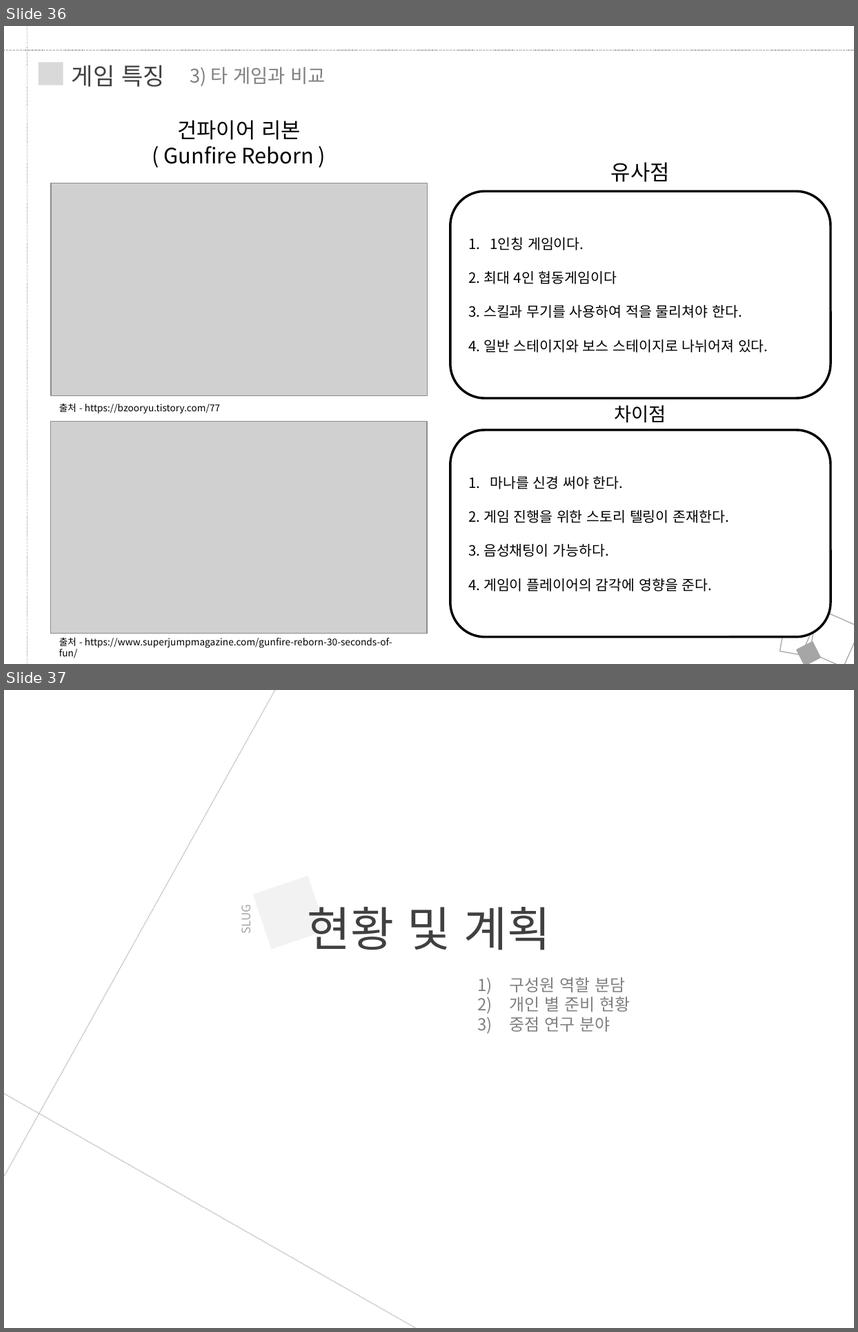
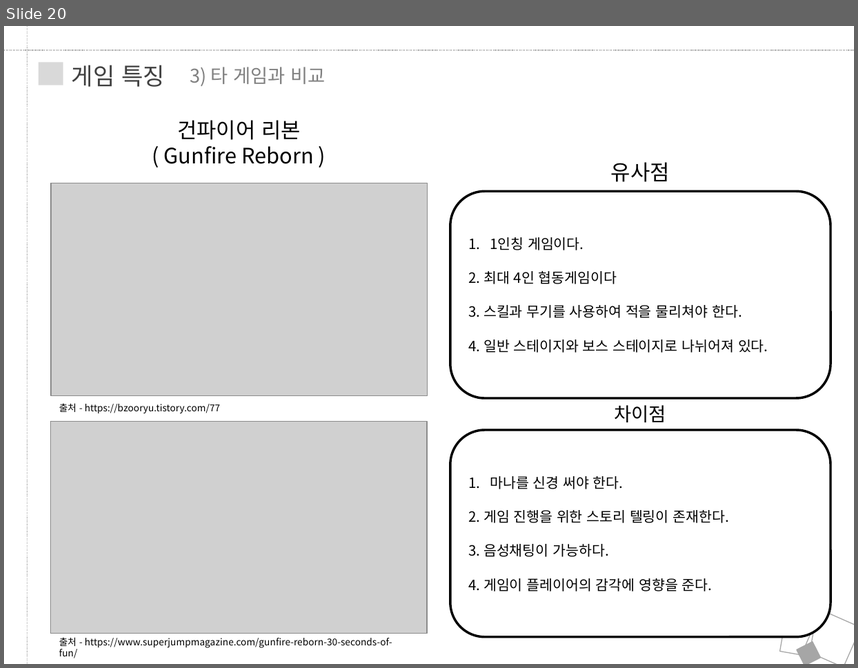
Before and after one commit to JungRobbi/ZolZak, a slide deck: Document/ppt.pptx. Shown one above the other, each under a label of ours: slides 36 and 37 before the commit, slide 20 after it. The pictures are 858x1332 and 858x668 pixels, drawn with LibreOffice and Linux fonts; fonts in the diff are those of the drawing; grey boxes stand for pictures. Boxes give left, top, right and bottom in pixels: in the first picture for what was removed or moved away, otherwise in the second. Text is boxed around its words. In the diff, an @@ line names an element or a change of style, - is before the commit and + after.

```diff
--- a/Document/ppt.pptx
+++ b/Document/ppt.pptx
@@ slide 37 removed at (4,690,854,1328), background #FFFFFF @@
@@ line removed from (275, 690) to (4, 1176) @@
@@ rectangle removed at (253,876,326,949) @@
@@ text removed at (237,907,254,933) @@
-SLUG
@@ text removed at (308,907,551,950) @@
-현황 및 계획
@@ text removed at (510,977,630,1032) @@
-1) 구성원 역할 분담
-2) 개인 별 준비 현황
-3) 중점 연구 분야
@@ line removed from (4, 1093) to (415, 1328) @@
@@ what was slide 36 is now slide 20 @@
```
Also in this commit, not shown: 9 slides changed, 17 other slides removed.
